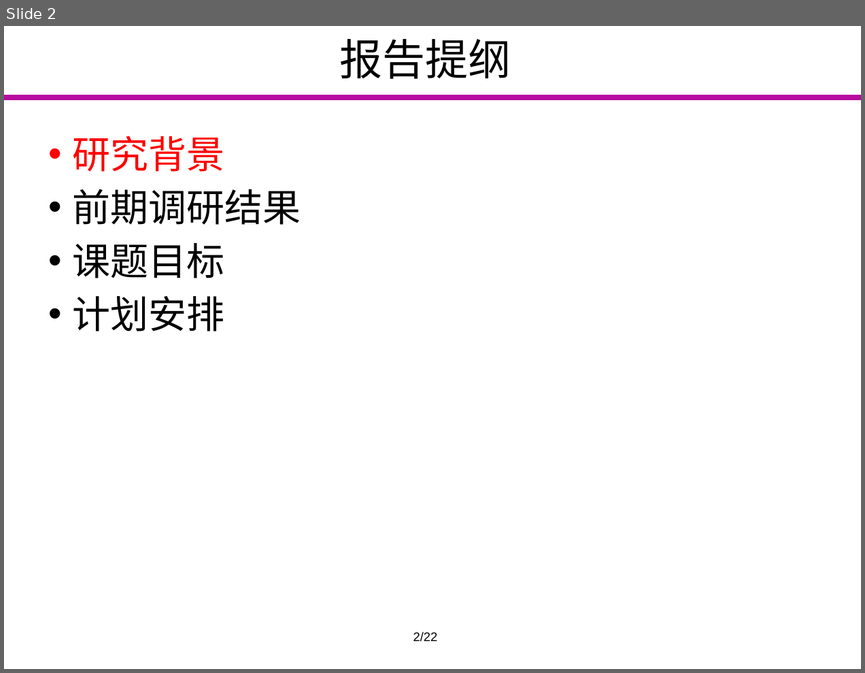
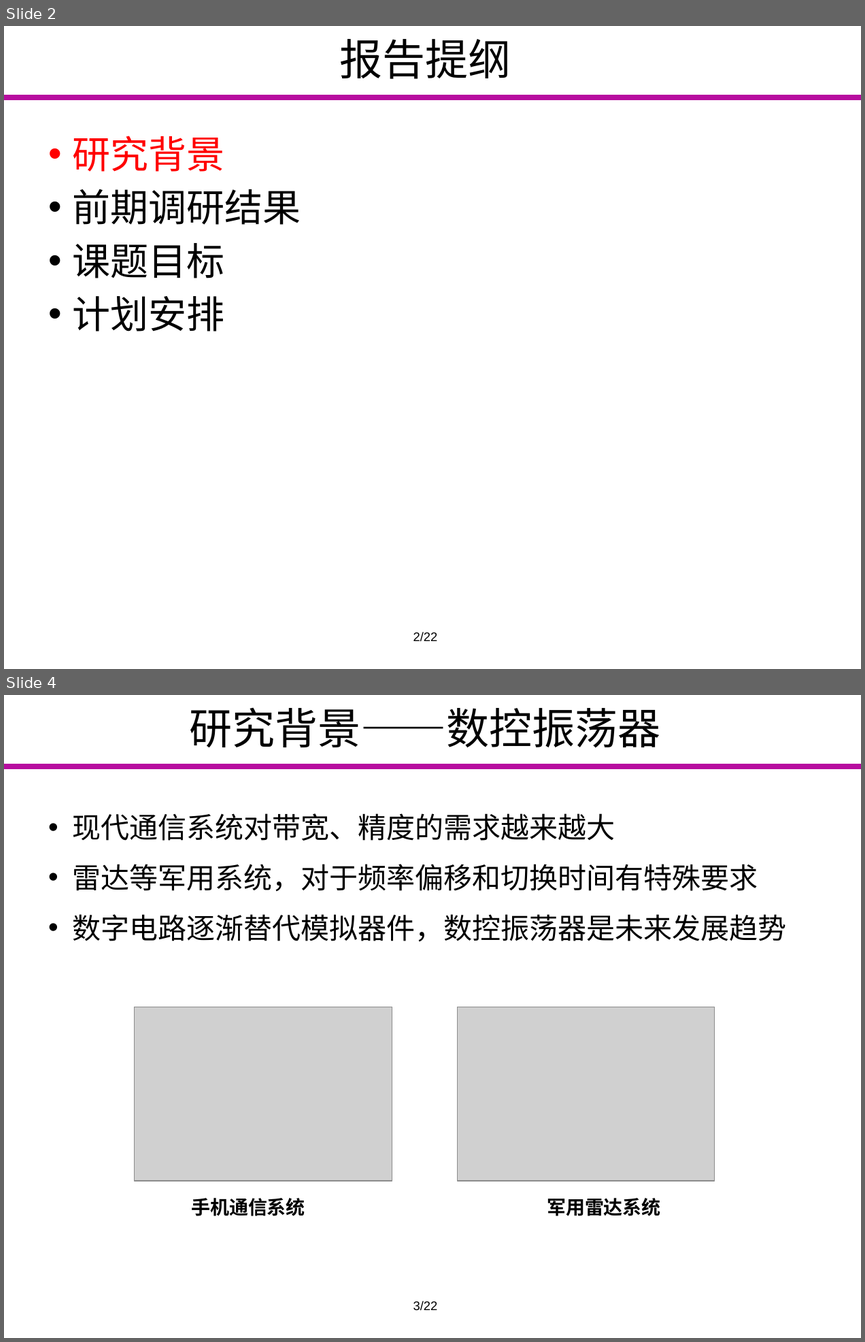
Before and after one commit to Markov2016/kaiti, a slide deck: ppt/yyx_v1.0.pptx. Shown one above the other, each under a label of ours: slide 2 before the commit, slides 2 and 4 after it; the slides between them are not shown. The pictures are 865x673 and 865x1342 pixels, drawn with LibreOffice and Linux fonts; fonts in the diff are those of the drawing; grey boxes stand for pictures; background and template pictures are left out. Boxes give left, top, right and bottom in pixels: in the first picture for what was removed or moved away, otherwise in the second. Text is boxed around its words. In the diff, an @@ line names an element or a change of style, - is before the commit and + after.

```diff
--- a/ppt/yyx_v1.0.pptx
+++ b/ppt/yyx_v1.0.pptx
@@ slide 4 added at (4, 695, 861, 1338), background #FFFFFF; not listed: 1 template element that a slide beside it also shows @@
@@ title added at (190, 708, 661, 748), 36 pt, text #000000 @@
+研究背景——数控振荡器
@@ text added at (73, 813, 787, 942), 24 pt, text #000000 @@
+• 现代通信系统对带宽、精度的需求越来越大
+• 雷达等军用系统，对于频率偏移和切换时间有特殊要求
+• 数字电路逐渐替代模拟器件，数控振荡器是未来发展趋势
@@ group added at (135, 1007, 715, 1216): 2 texts, 2 pictures @@
+手机通信系统
+军用雷达系统
@@ text added at (413, 1300, 438, 1310), 10.5 pt, text #000000 @@
+3/22
```
Also in this commit, not shown: 3 other slides added, 5 slides removed.
